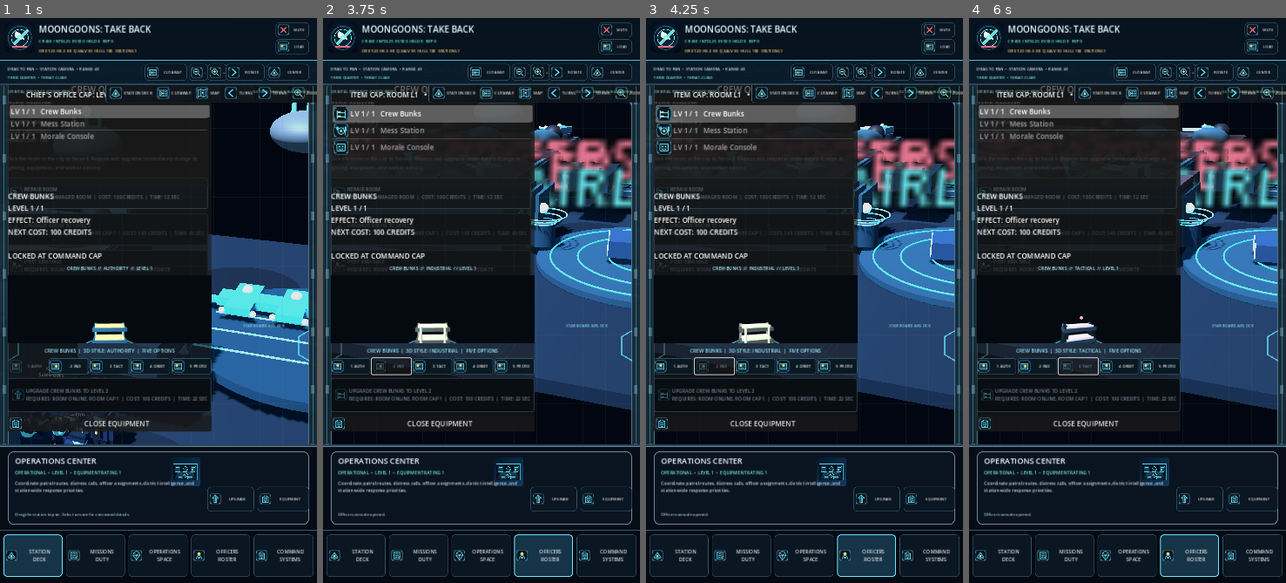
Above: before the commit, frames 1-4 (left to right).
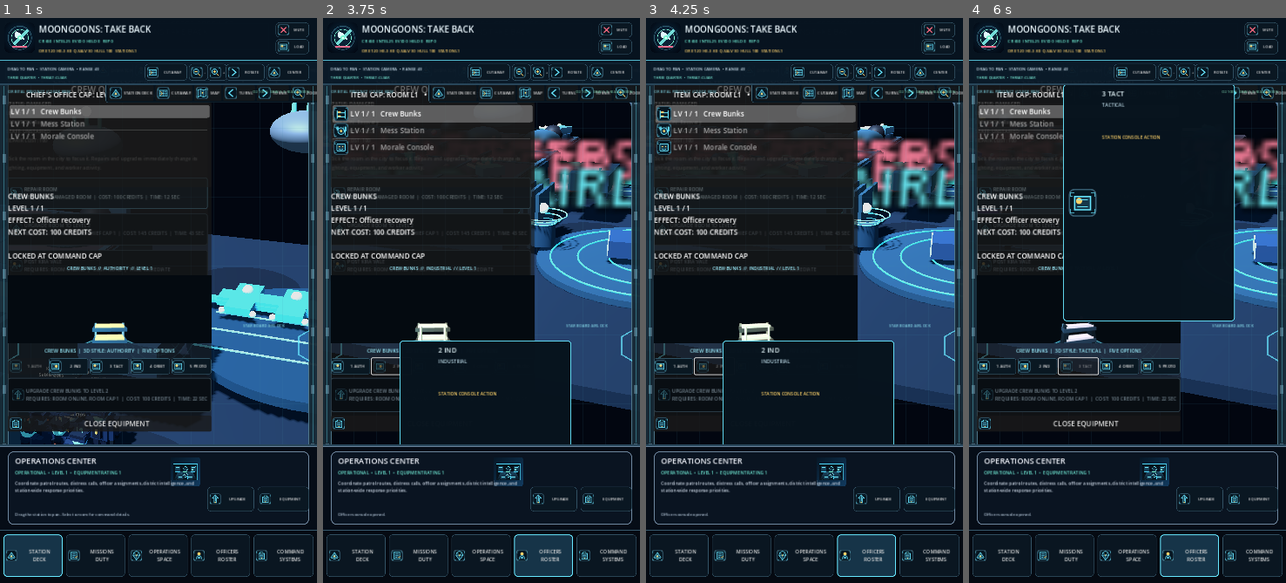
Above: after the commit, the same moments.

Repository: POTD725/MoonGoons-Take-Back
Game: Godot game, scene res://scenes/PeacekeeperStationDeck.tscn
Same seed, same stepped clock (60 frames per second), same inputs: the game is played once before the commit and once after it.
Inputs (mouse positions are in pixels of both pictures, inside the frame that each line leads up to):
- Up to frame 1 (1 s): tap Enter at 0.5 s; move the mouse to (228, 272) at 0.52 s; hold D from 0.53 s (still down); tap Q at 0.6 s; click (228, 272) at 0.67 s; tap Space at 0.77 s
- Up to frame 2 (3.75 s): release D at 1.25 s; drag from (418, 328) to (465, 413) at 1.27 s; click "SYNDICATE THREAT MAP" at 2 s; click "SECTOR COMMAND" at 2.75 s; click "2 IND" at 3.5 s
- Up to frame 3 (4.25 s): no input
- Up to frame 4 (6 s): click "1 AUTH" at 4.25 s; click "3 TACT" at 5 s; click "ROOM EQUIPMENT" at 5.75 s

Frame 1 is identical in both runs. In frame 2, 3.6% of the frame differs, in the area x 4-79%, y 57-76%; in frame 3, 3.6%; in frame 4, 8.9%, in the area x 4-85%, y 11-68%.
Error before the commit: Invalid assignment of property or key 'icon_max_width' with value of type 'int' on a base object of type 'Button'. (res://scripts/precinct_icon_tooltip_control…

Commit message:
Use Godot 4.3-compatible icon hover controller

Diff:
--- a/scenes/LivingPrecinct.tscn
+++ b/scenes/LivingPrecinct.tscn
@@ -23,7 +23,7 @@
 [ext_resource type="Script" path="res://scripts/precinct_equipment_preview.gd" id="21_equipment_preview"]
 [ext_resource type="Script" path="res://scripts/precinct_hybrid_camera_controller.gd" id="22_hybrid_camera"]
 [ext_resource type="Script" path="res://scripts/precinct_station_board_skin.gd" id="23_station_board"]
-[ext_resource type="Script" path="res://scripts/precinct_icon_tooltip_controller.gd" id="24_icon_hover"]
+[ext_resource type="Script" path="res://scripts/precinct_icon_tooltip_controller_43.gd" id="24_icon_hover"]
 [ext_resource type="Script" path="res://scripts/precinct_station_language_patch.gd" id="25_station_language"]
 
 [node name="LivingMoonGoonsPrecinct" type="Node3D"]
